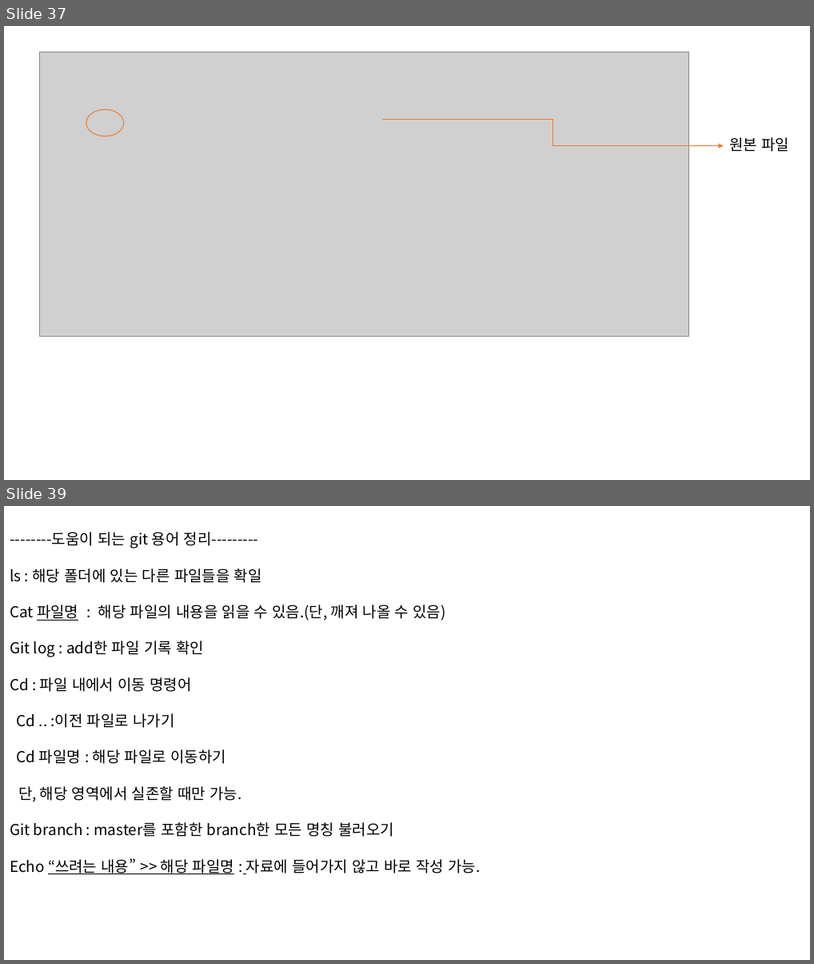
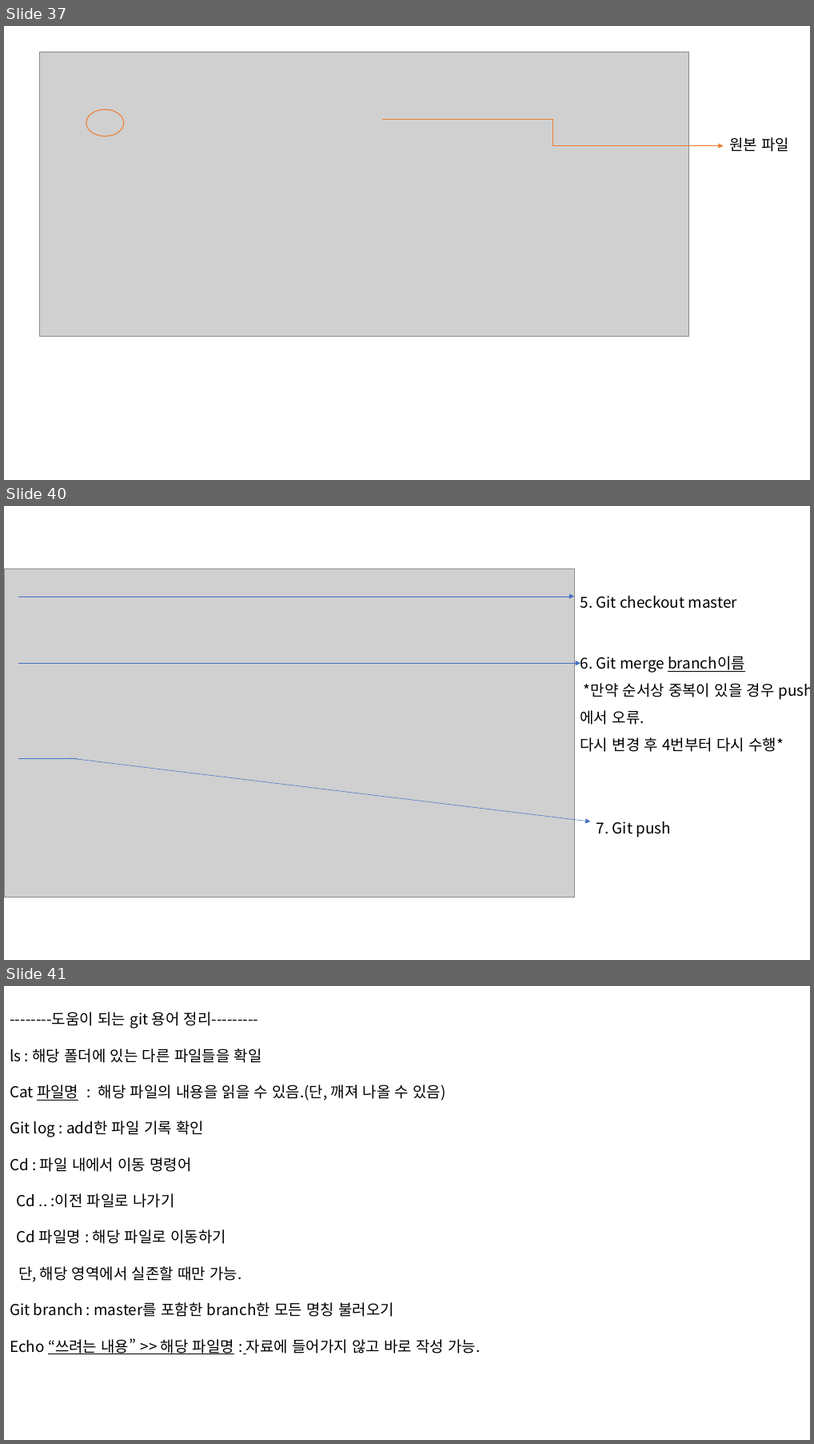
Before and after one commit to yunju94/know, a slide deck: know.pptx. Shown one above the other, each under a label of ours: slides 37 and 39 before the commit, slides 37, 40 and 41 after it; the slides between them are not shown. The pictures are 814x964 and 814x1444 pixels, drawn with LibreOffice and Linux fonts; fonts in the diff are those of the drawing; grey boxes stand for pictures. Boxes give left, top, right and bottom in pixels: in the first picture for what was removed or moved away, otherwise in the second. Text is boxed around its words. In the diff, an @@ line names an element or a change of style, - is before the commit and + after.

```diff
--- a/know.pptx
+++ b/know.pptx
@@ slide 40 added at [4,506,810,960], background #FFFFFF @@
@@ picture added at [4,569,574,897] @@
@@ arrow added from (18, 596) to (574, 596), #4472C4 0.5 pt @@
@@ text added at [581,596,738,608], 18 pt, text #000000 @@
+5. Git checkout master
@@ arrow added from (18, 664) to (581, 664), #4472C4 0.5 pt @@
@@ text added at [581,656,784,752], 18 pt, text #000000 @@
+6. Git merge branch이름
+*만약 순서상 중복이 있을 경우 push에서 오류.
+다시 변경 후 4번부터 다시 수행*
@@ line added from (77, 758) to (18, 758), #4472C4 0.5 pt @@
@@ arrow added from (70, 758) to (591, 821), #4472C4 0.5 pt @@
@@ text added at [597,821,671,837], 18 pt, text #000000 @@
+7. Git push
@@ what was slide 39 is now slide 41 @@
```
Also in this commit, not shown: 1 slide changed, 1 other slide added.
